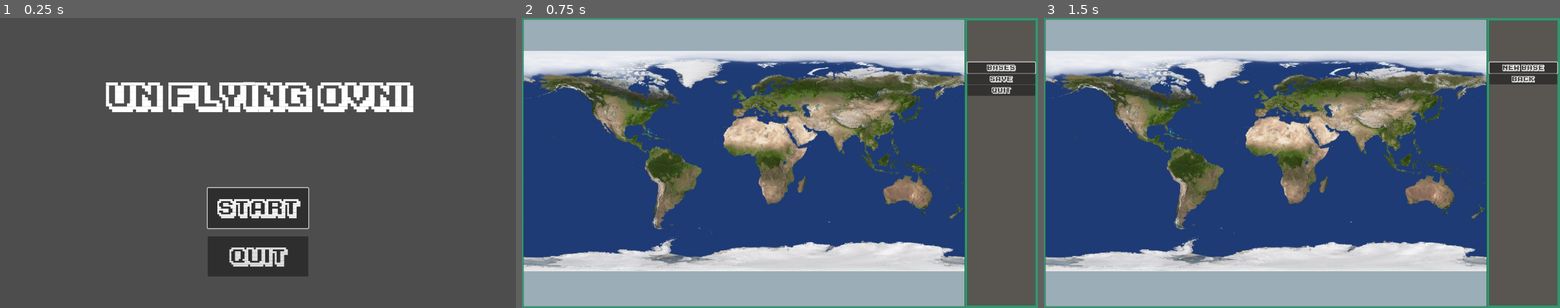
Above: before the commit, frames 1-3 (left to right).
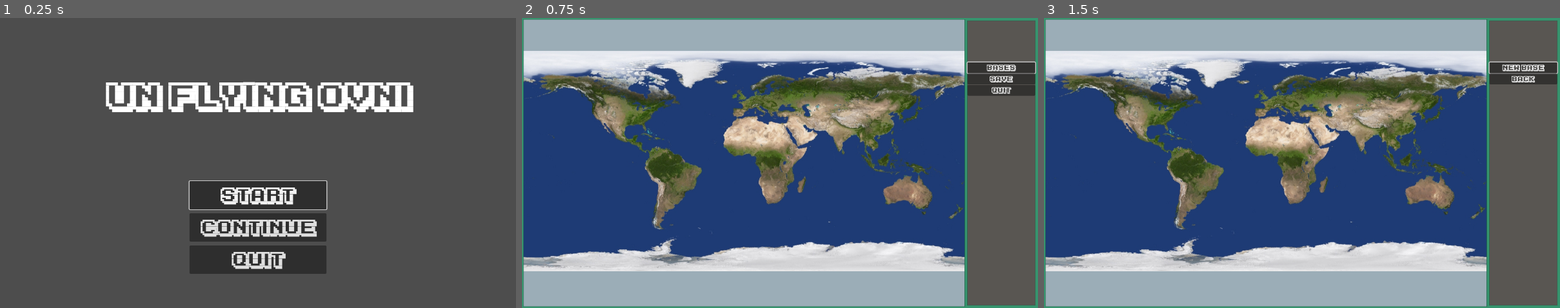
Above: after the commit, the same moments.

Repository: mmyumu/OVNI-godot
Game: Godot game, scene res://menu.tscn
Same seed, same stepped clock (60 frames per second), same inputs: the game is played once before the commit and once after it.
Inputs:
- Up to frame 1 (0.25 s): no input
- Up to frame 2 (0.75 s): click "Start" at 0.5 s
- Up to frame 3 (1.5 s): click "Bases" at 1.25 s

The runs differ from the first frame. In frame 1, 5.8% of the frame differs, in the area x 36-64%, y 56-90%; in frame 2, nothing differs; in frame 3, nothing differs.

Commit message:
Init save/load

Diff:
--- /dev/null
+++ b/data/base.gd
@@ -0,0 +1,5 @@
+class_name Base extends Resource
+
+
+@export var name: String
+@export var location: Vector2
--- /dev/null
+++ b/data/data.gd
@@ -0,0 +1,7 @@
+class_name Data extends Resource
+
+
+@export var bases: Array[Base]
+
+func add_base(base: Base):
+	bases.append(base)
--- a/global/earth_layout.gd
+++ b/global/earth_layout.gd
@@ -61,5 +61,9 @@
 
 func _on_new_base_dialog_confirmed():
 	dialog_closed()
-
+	var base: Base = Base.new()
+	base.name = "Toto"
+	base.location = Vector2(250, 250)
+	Saver.data.add_base(base)
+	Saver.save_data()
 	creating_new_base_over()
--- /dev/null
+++ b/global/icons/base_icon.tscn
@@ -0,0 +1,3 @@
+[gd_scene format=3 uid="uid://dfdpfxcdvw1ci"]
+
+[node name="BaseIcon" type="Sprite2D"]
--- a/menu.gd
+++ b/menu.gd
@@ -3,13 +3,16 @@
 
 func _ready():
 	Input.set_mouse_mode(Input.MOUSE_MODE_VISIBLE)
-	$StartButton.grab_focus()
+	$VBoxContainer/StartButton.grab_focus()
 
-func _process(delta):
-	pass
+	Saver.set_no_debug()
 
 func _on_start_button_pressed():
 	get_tree().change_scene_to_file("res://global/main.tscn")
 
 func _on_quit_button_pressed():
 	get_tree().quit()
+
+
+func _on_continue_button_pressed():
+	Saver.load_data()
--- a/menu.tscn
+++ b/menu.tscn
@@ -20,45 +20,53 @@
 theme_override_font_sizes/font_size = 76
 text = "Un Flying OVNI"
 
-[node name="StartButton" type="Button" parent="."]
+[node name="VBoxContainer" type="VBoxContainer" parent="."]
 anchors_preset = 7
 anchor_left = 0.5
 anchor_top = 1.0
 anchor_right = 0.5
 anchor_bottom = 1.0
-offset_left = -125.0
-offset_top = -298.0
-offset_right = 125.0
-offset_bottom = -198.0
+offset_left = -200.0
+offset_top = -400.0
+offset_right = 200.0
 grow_horizontal = 2
 grow_vertical = 0
 size_flags_horizontal = 4
 size_flags_vertical = 4
-focus_neighbor_bottom = NodePath("../QuitButton")
+theme_override_constants/separation = 10
+alignment = 1
+
+[node name="StartButton" type="Button" parent="VBoxContainer"]
+custom_minimum_size = Vector2(340, 70)
+layout_mode = 2
+size_flags_horizontal = 4
+size_flags_vertical = 4
+focus_neighbor_bottom = NodePath("../ContinueButton")
 theme_override_fonts/font = ExtResource("1_bqasl")
-theme_override_font_sizes/font_size = 48
+theme_override_font_sizes/font_size = 44
 text = "Start"
 
-[node name="QuitButton" type="Button" parent="."]
-anchors_preset = 7
-anchor_left = 0.5
-anchor_top = 1.0
-anchor_right = 0.5
-anchor_bottom = 1.0
-offset_left = -125.0
-offset_top = -178.0
-offset_right = 125.0
-offset_bottom = -78.0
-grow_horizontal = 2
-grow_vertical = 0
+[node name="ContinueButton" type="Button" parent="VBoxContainer"]
+custom_minimum_size = Vector2(340, 70)
+layout_mode = 2
 size_flags_horizontal = 4
 size_flags_vertical = 4
 focus_neighbor_top = NodePath("../StartButton")
+focus_neighbor_bottom = NodePath("../QuitButton")
 theme_override_fonts/font = ExtResource("1_bqasl")
-theme_override_font_sizes/font_size = 48
+theme_override_font_sizes/font_size = 44
+text = "Continue"
+
+[node name="QuitButton" type="Button" parent="VBoxContainer"]
+custom_minimum_size = Vector2(340, 70)
+layout_mode = 2
+size_flags_horizontal = 4
+size_flags_vertical = 4
+focus_neighbor_top = NodePath("../ContinueButton")
+theme_override_fonts/font = ExtResource("1_bqasl")
+theme_override_font_sizes/font_size = 44
 text = "Quit"
 
-[connection signal="pressed" from="StartButton" to="." method="_on_start_button_pressed"]
-[connection signal="pressed" from="StartButton" to="." method="_on_button_pressed"]
-[connection signal="pressed" from="QuitButton" to="." method="_on_quit_button_pressed"]
-[connection signal="pressed" from="QuitButton" to="." method="_on_button_pressed"]
+[connection signal="pressed" from="VBoxContainer/StartButton" to="." method="_on_start_button_pressed"]
+[connection signal="pressed" from="VBoxContainer/ContinueButton" to="." method="_on_continue_button_pressed"]
+[connection signal="pressed" from="VBoxContainer/QuitButton" to="." method="_on_quit_button_pressed"]
--- a/project.godot
+++ b/project.godot
@@ -18,6 +18,7 @@
 [autoload]
 
 GlobalVariables="*res://shootemup/global_variables.tscn"
+Saver="*res://saver.gd"
 
 [display]
 
--- /dev/null
+++ b/saver.gd
@@ -0,0 +1,23 @@
+extends Node
+
+
+var file_name: String = "user://save_debug.res"
+
+var data: Data
+
+func _init():
+	data = Data.new()
+	print("init saver")
+
+func set_no_debug():
+	file_name = "user://save.res"
+
+func save_data():
+	var result = ResourceSaver.save(data, file_name)
+	assert(result == OK)
+
+func load_data():
+	if ResourceLoader.exists(file_name):
+		var loaded_data = ResourceLoader.load(file_name)
+		if loaded_data is Data: # Check that the data is valid
+			data = loaded_data
